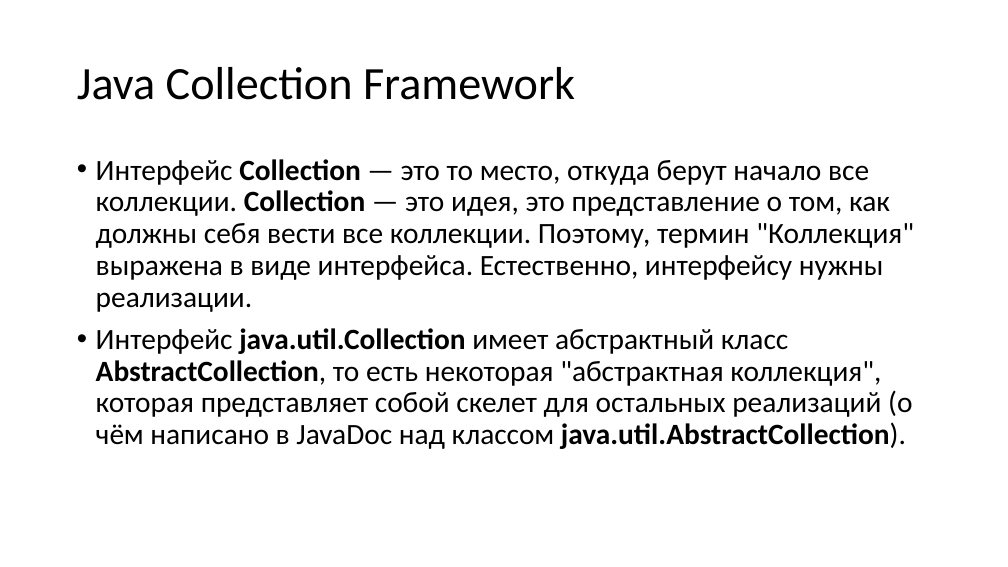
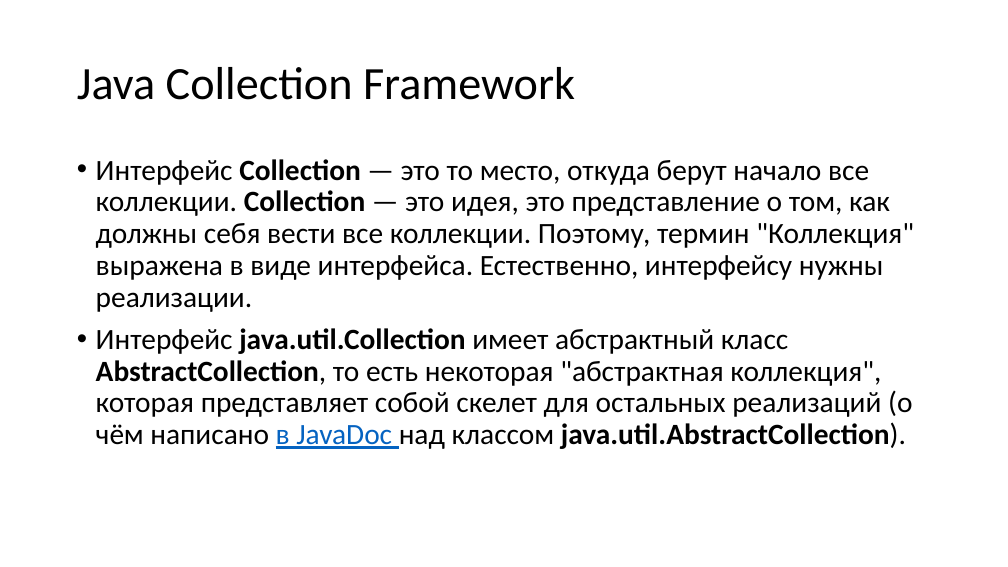
Before and after one commit to xrem/xrem.github.io, a slide deck: slide 15 of tech/Collection framework & Stream API.pptx (slide 13 before the commit). Drawn at 1008x567 pixels with LibreOffice and Linux fonts; fonts in the diff are those of the drawing. Boxes give left, top, right and bottom in pixels: in the first picture for what was removed or moved away, otherwise in the second. Text is boxed around its words. In the diff, an @@ line names an element or a change of style, - is before the commit and + after.

```diff
--- a/tech/Collection framework & Stream API.pptx
+++ b/tech/Collection framework & Stream API.pptx
@@ text at box(96, 328, 912, 449): text colour #000000 to #0563C1, underline on in "в JavaDoc" @@
```
Also in this commit, not shown: 1 other slide changed, 2 slides added.
